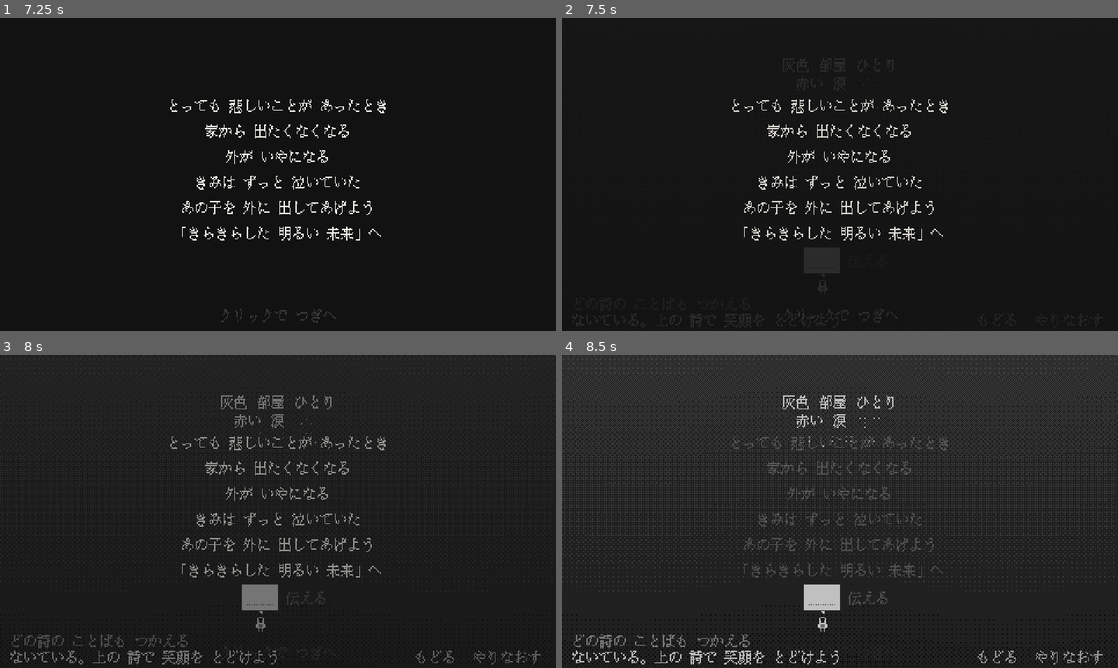
Above: before the commit, frames 1-4 (two rows, left to right).
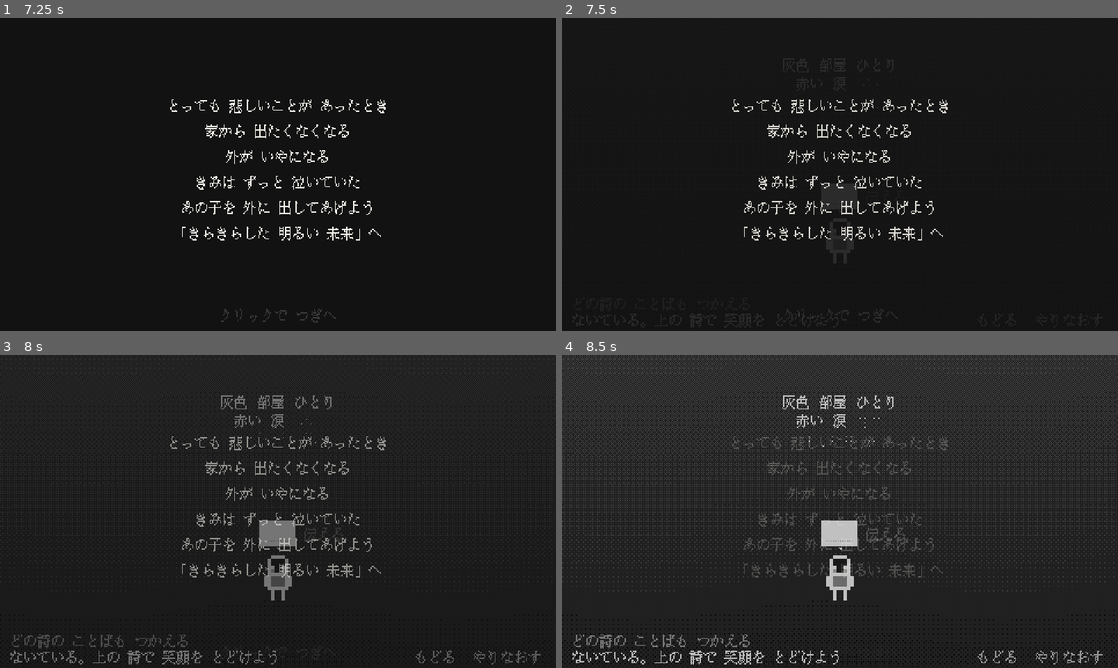
Above: after the commit, the same moments.

Repository: tmichiya/toru-3jam
Game: Godot game, scene res://scenes/main.tscn
Two runs of this game, one before a commit and one after it. Both use one fixed random seed, a clock stepped at 60 frames per second and the inputs below.
Inputs (mouse positions are in pixels of both pictures, inside the frame that each line leads up to):
- Up to frame 1 (7.25 s): click "やりなおす" at 0.5 s; click "もどる" at 1.25 s; click "やりなおす" at 2 s; click "もどる" at 2.75 s; click "やりなおす" at 3.5 s; click "もどる" at 4.25 s; tap Enter at 5 s; drag from (278, 174) to (333, 105) at 5.02 s; drag from (166, 190) to (250, 237) at 5.77 s; move the mouse to (333, 105) at 6.52 s; tap R at 6.6 s; click (333, 105) at 6.67 s
- Up to frame 2 (7.5 s): drag from (812, 237) to (673, 127) at 7.27 s
- Up to frame 3 (8 s): no input
- Up to frame 4 (8.5 s): move the mouse to (1006, 558) at 8.02 s; tap Z at 8.1 s; click (1006, 558) at 8.17 s; tap Space at 8.27 s

Frame 1 is identical in both runs. In frame 2, less than 0.1% of the frame differs, in the area x 44-50%, y 78-89%; in frame 3, 1.6%; in frame 4, 1.6%, in the area x 43-62%, y 52-89%.

Commit message:
はじまりの主人公を真ん中に大きく、泣きやむと元に戻す
player_focus の場面では主人公を画面の真ん中に3倍で表示し、泣きやむ演出のあと元の場所・大きさへゆっくり戻る。吹き出しと当たり判定も大きさに合わせる。

Co-Authored-By: Claude Opus 5.5 <noreply@anthropic.com>

Diff:
--- a/scripts/player.gd
+++ b/scripts/player.gd
@@ -24,6 +24,16 @@
 var _has_key := false
 var _ended := false
 var _inside: Dictionary = {}  # いま居る spot -> true (着いた瞬間だけ知らせる)
+var _focused := false         # はじまりの場面で、真ん中に大きく見せている
+
+## 見た目の大きさ (はじまりは大きく、泣きやむと 1 に戻る)。絵・吹き出しの位置・当たり判定に効く
+var look_scale := 1.0:
+	set(v):
+		look_scale = v
+		if sprite:
+			sprite.scale = Vector2(v, v)
+			sprite.position = Vector2(-5, -14) * v
+			bubble.position = Vector2(0, -14 * v - 4)
 
 
 func setup(g: Game) -> void:
@@ -74,7 +84,7 @@
 ## 主人公の見た目上の矩形 (画面座標)。言葉を落とす先の判定に使う
 func body_screen_rect() -> Rect2:
 	var o := get_global_transform_with_canvas().origin
-	return Rect2(o + Vector2(-5, -14), Vector2(10, 14))
+	return Rect2(o + Vector2(-5, -14) * look_scale, Vector2(10, 14) * look_scale)
 
 
 func accepts_drop(screen_p: Vector2) -> bool:
@@ -97,6 +107,24 @@
 	if not bool(st.get("can_move", true)):
 		_path.clear()
 	bubble.visible = game.capacity() > 0
+	_apply_focus(st.get("player_focus", {}))
+
+
+## はじまり: 画面の真ん中に大きく。そこを抜けたら (泣きやむ演出のあと) 元の場所・大きさへ戻る
+func _apply_focus(f: Dictionary) -> void:
+	if not f.is_empty() and not _ended:
+		_focused = true
+		position = Vector2(f["pos"][0], f["pos"][1])
+		look_scale = float(f.get("scale", 1.0))
+		return
+	if not _focused:
+		return
+	_focused = false
+	var st: Array = game.poem.get("start", [150, 177])
+	var tw := create_tween()
+	tw.tween_interval(1.4)
+	tw.tween_property(self, "position", Vector2(st[0], st[1]), 1.6).set_trans(Tween.TRANS_SINE)
+	tw.parallel().tween_property(self, "look_scale", 1.0, 1.6).set_trans(Tween.TRANS_SINE)
 
 
 func _walk_to_spot(spot: String) -> void:
@@ -164,7 +192,7 @@
 
 func _draw() -> void:
 	if _question_t > 0.0:
-		draw_string(UIConst.FONT, Vector2(3, -16), "？", HORIZONTAL_ALIGNMENT_LEFT, -1,
+		draw_string(UIConst.FONT, Vector2(3, roundf(-14 * look_scale) - 2), "？", HORIZONTAL_ALIGNMENT_LEFT, -1,
 			UIConst.FONT_SIZE, UIConst.TEXT_COLOR)
 	if _has_key or _ended:
 		# 手に持った鍵
